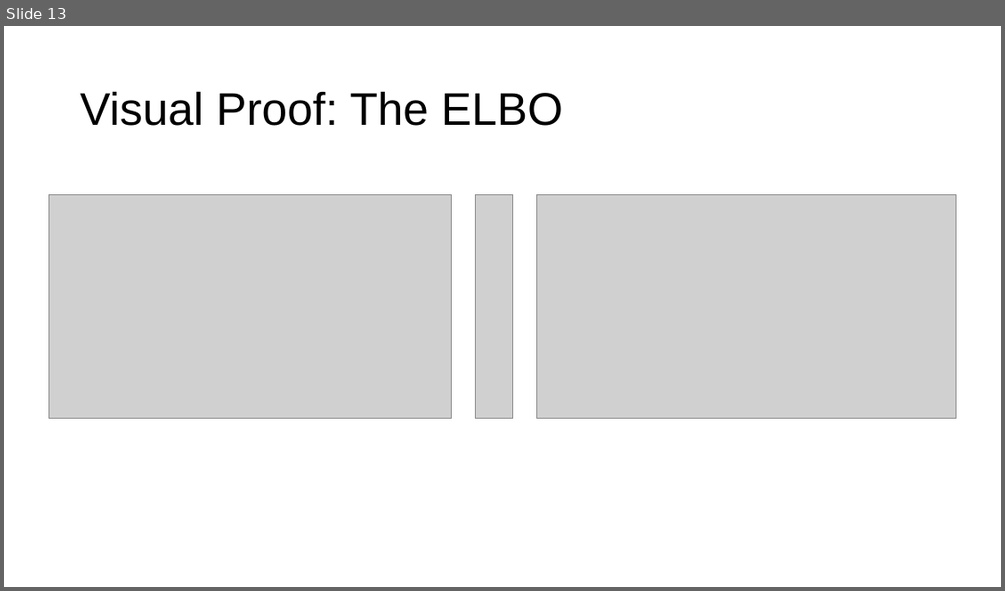
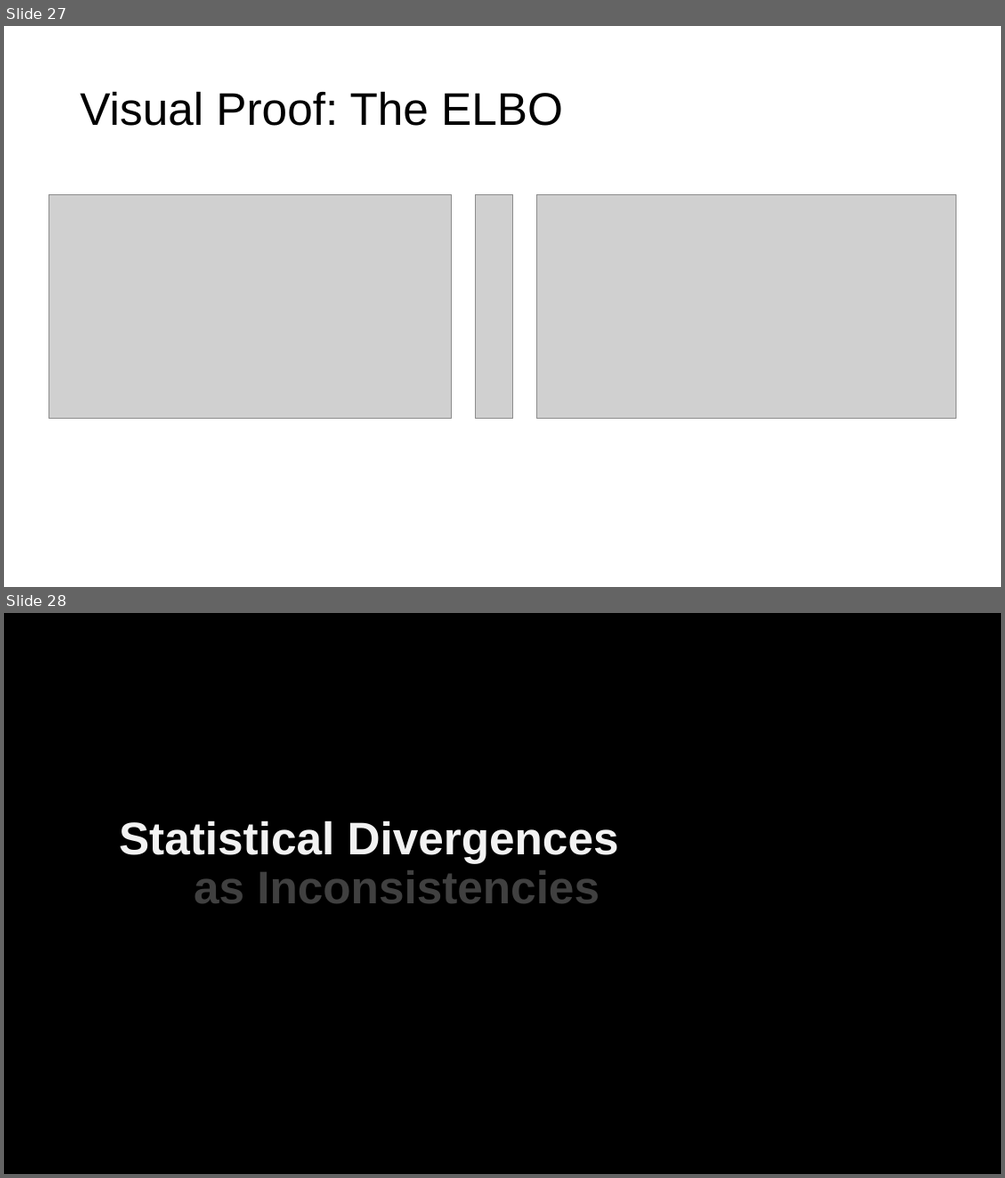
Before and after one commit to orichardson/pdg-expts, a slide deck: present/AISTATS-2022/one-true-loss.pptx. Shown one above the other, each under a label of ours: slide 13 before the commit, slides 27 and 28 after it. The pictures are 1005x591 and 1005x1178 pixels, drawn with LibreOffice and Linux fonts; fonts in the diff are those of the drawing; grey boxes stand for pictures. Boxes give left, top, right and bottom in pixels: in the first picture for what was removed or moved away, otherwise in the second. Text is boxed around its words. In the diff, an @@ line names an element or a change of style, - is before the commit and + after.

```diff
--- a/present/AISTATS-2022/one-true-loss.pptx
+++ b/present/AISTATS-2022/one-true-loss.pptx
@@ slide 28 added at [4, 613, 1001, 1174], background #000000 @@
@@ title added at [119, 820, 619, 903], 44 pt, text #F2F2F2, bold @@
+Statistical Divergences
+as Inconsistencies
@@ what was slide 13 is now slide 27 @@
```
Also in this commit, not shown: 4 slides changed, 18 other slides added, 3 slides removed, 2 other files.
